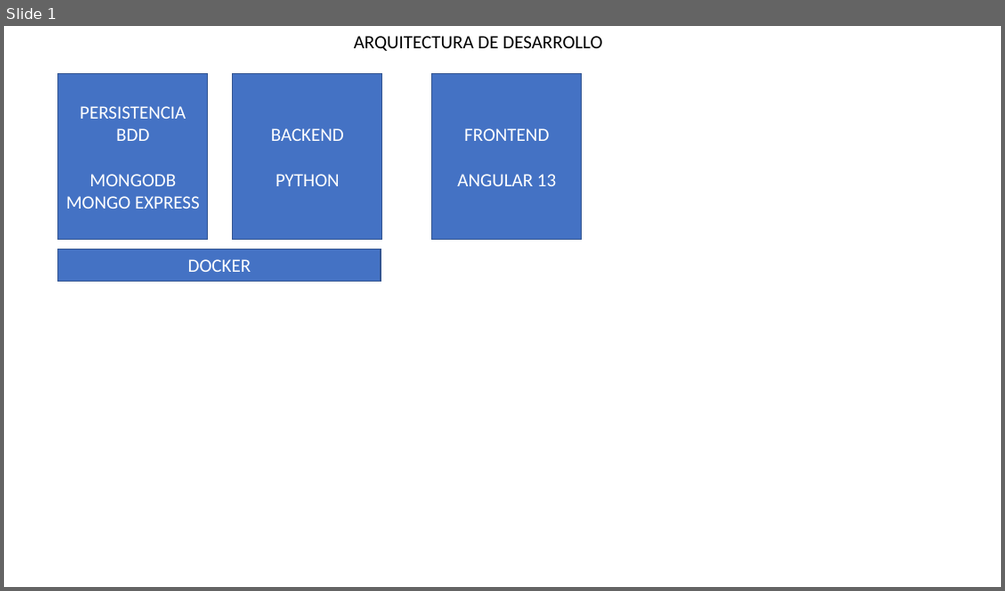
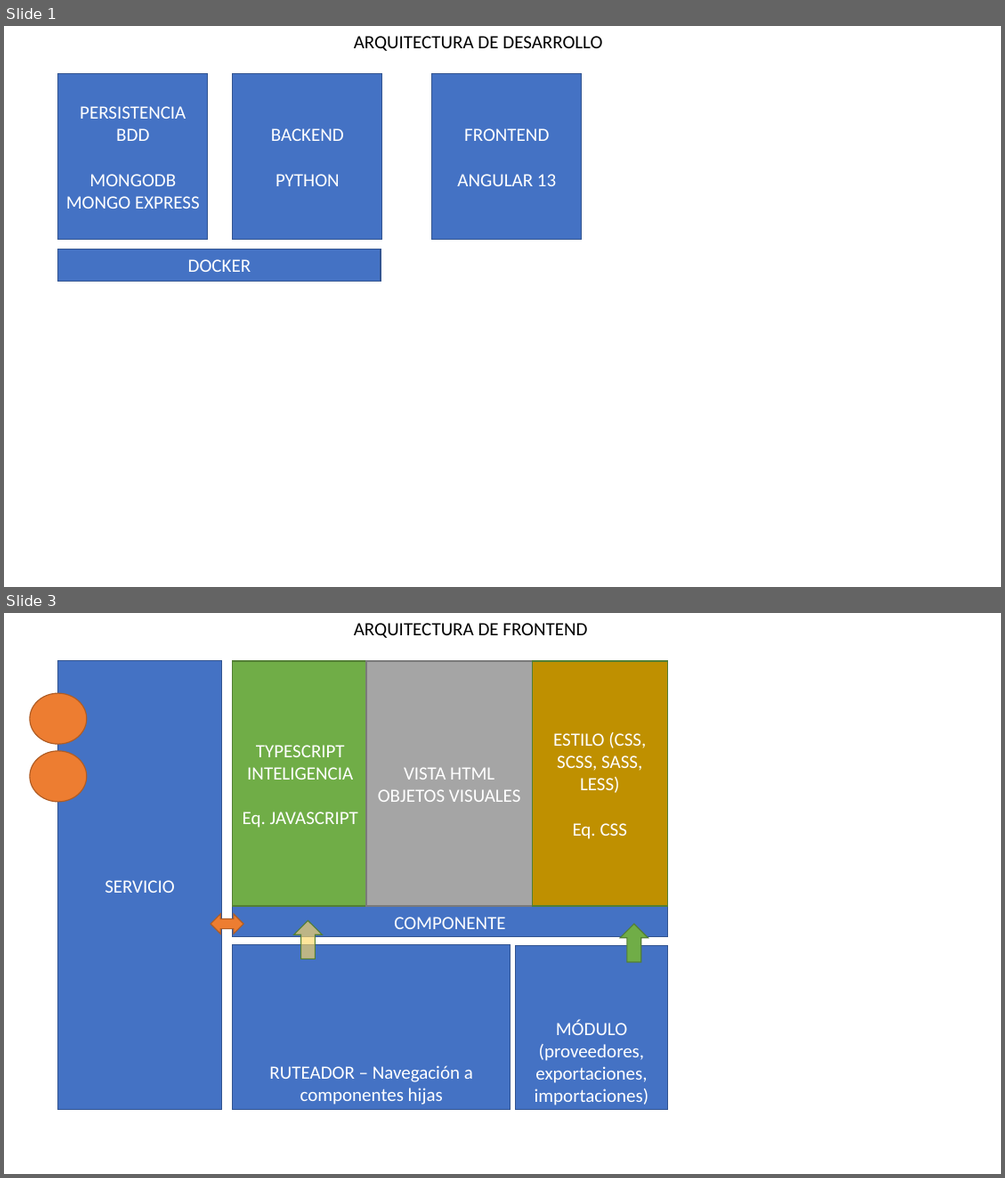
Before and after one commit to pasthortown/plantilla_desarrollo, a slide deck: Arquitectura.pptx. Shown one above the other, each under a label of ours: slide 1 before the commit, slides 1 and 3 after it; the slides between them are not shown. The pictures are 1005x591 and 1005x1178 pixels, drawn with LibreOffice and Linux fonts; fonts in the diff are those of the drawing. Boxes give left, top, right and bottom in pixels: in the first picture for what was removed or moved away, otherwise in the second. Text is boxed around its words. In the diff, an @@ line names an element or a change of style, - is before the commit and + after.

```diff
--- a/Arquitectura.pptx
+++ b/Arquitectura.pptx
@@ slide 3 added at [4, 613, 1001, 1174], background #FFFFFF @@
@@ text added at [354, 623, 587, 638], 18 pt, text #000000 @@
+ARQUITECTURA DE FRONTEND
@@ rectangle added at [57, 661, 221, 1110], fill #4472C4, outline #325491 1 pt, 18 pt, text #FFFFFF @@
+SERVICIO
@@ rectangle added at [233, 661, 667, 937], fill #4472C4, outline #325491 1 pt, 18 pt, text #FFFFFF @@
+COMPONENTE
@@ rectangle added at [233, 661, 368, 906], fill #70AD47, outline #538035 1 pt, 18 pt, text #FFFFFF @@
+TYPESCRIPT
+INTELIGENCIA
+Eq. JAVASCRIPT
@@ rectangle added at [367, 661, 533, 906], fill #A5A5A5, outline #7A7A7A 1 pt, 18 pt, text #FFFFFF @@
+VISTA HTML
+OBJETOS VISUALES
@@ rectangle added at [532, 661, 667, 906], fill #BF9000, outline #538035 1 pt, 18 pt, text #FFFFFF @@
+ESTILO (CSS, SCSS, SASS, LESS)
+Eq. CSS
@@ ellipse added at [30, 693, 86, 744], fill #ED7D31, outline #AF5C24 1 pt @@
@@ ellipse added at [30, 751, 86, 802], fill #ED7D31, outline #AF5C24 1 pt @@
@@ left right arrow added at [210, 914, 243, 933], fill #ED7D31, outline #AF5C24 1 pt @@
@@ up arrow added at [294, 920, 323, 958], fill #FFD966 at 65% opacity, outline #538035 1 pt @@
@@ up arrow added at [620, 925, 648, 962], fill #70AD47, outline #538035 1 pt @@
@@ rectangle added at [233, 945, 510, 1110], fill #4472C4, outline #325491 1 pt, 18 pt, text #FFFFFF @@
+RUTEADOR – Navegación a componentes hijas
@@ rectangle added at [516, 945, 667, 1110], fill #4472C4, outline #325491 1 pt, 18 pt, text #FFFFFF @@
+MÓDULO (proveedores, exportaciones, importaciones)
```
Also in this commit, not shown: 1 slide changed, 1 other file.
